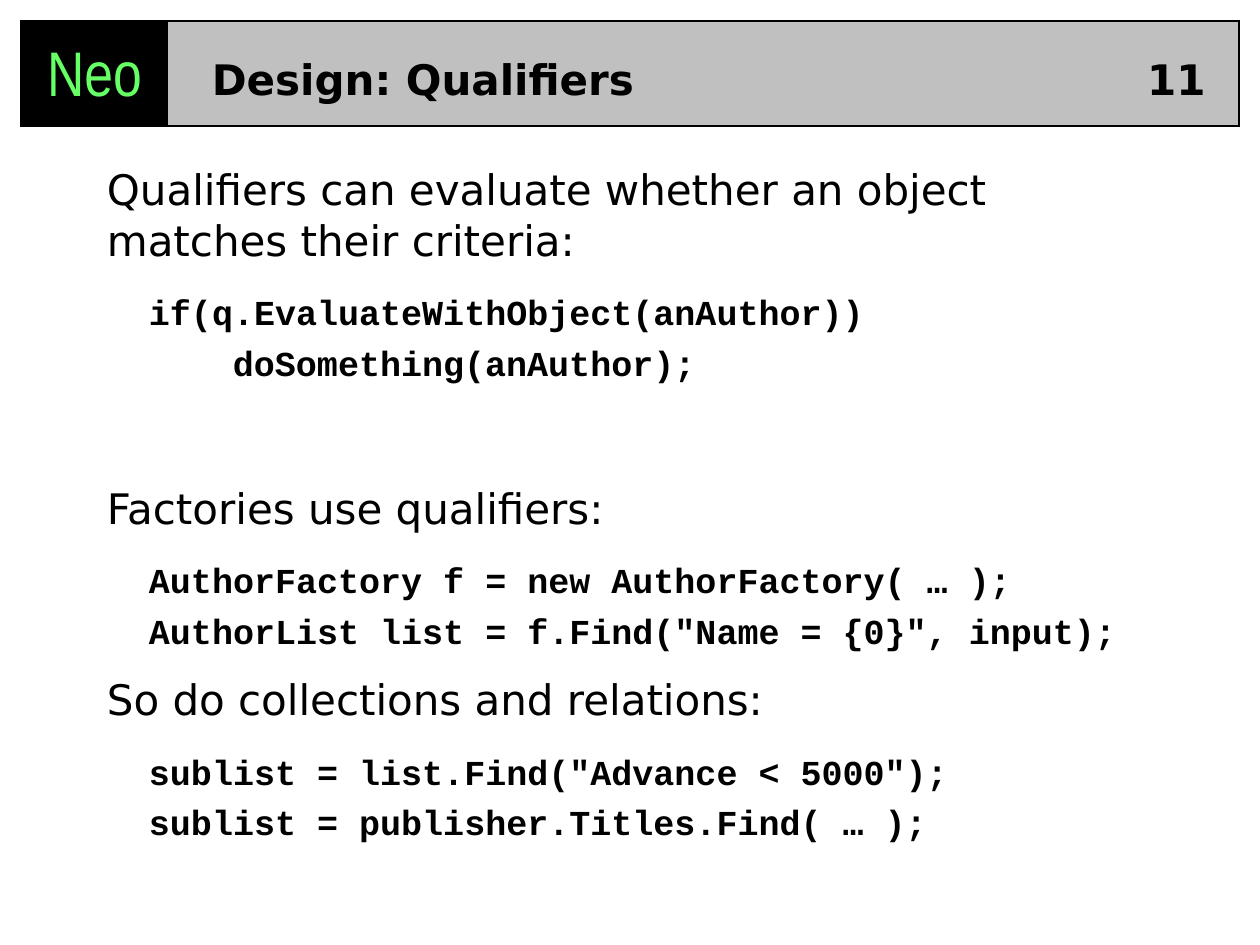
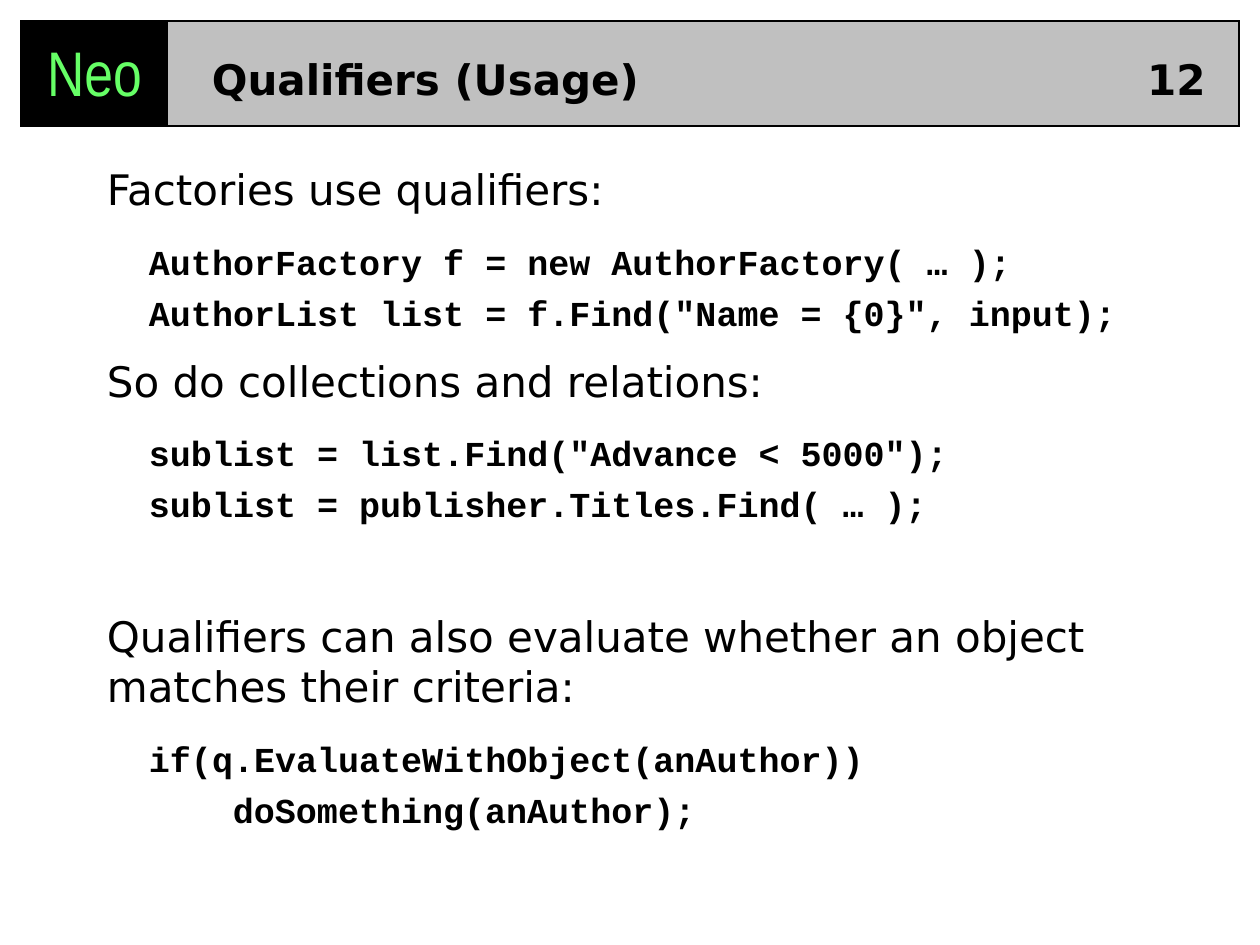
Before and after one commit to codehaus/neo, a slide deck: slide 12 of neo/docs/Neo_DesignGoals.ppt (slide 11 before the commit). Drawn at 1260x945 pixels with LibreOffice and Linux fonts; fonts in the diff are those of the drawing. Boxes give left, top, right and bottom in pixels: in the first picture for what was removed or moved away, otherwise in the second. Text is boxed around its words. In the diff, an @@ line names an element or a change of style, - is before the commit and + after.

```diff
--- a/neo/docs/Neo_DesignGoals.ppt
+++ b/neo/docs/Neo_DesignGoals.ppt
@@ title at [212, 63, 639, 104]: text changed @@
-Design: Qualifiers
+Qualifiers (Usage)
@@ page number at [1147, 64, 1205, 95]: text changed @@
-11
+12
@@ text at [107, 173, 986, 384]: paragraphs removed @@
-Qualifiers can evaluate whether an object matches their criteria:
-if(q.EvaluateWithObject(anAuthor))
-doSomething(anAuthor);
@@ text at [107, 620, 1084, 831]: paragraphs added @@
+Qualifiers can also evaluate whether an object matches their criteria:
+if(q.EvaluateWithObject(anAuthor))
+doSomething(anAuthor);
```
Also in this commit, not shown: 12 other slides changed, 1 slide added, 5 other files.
